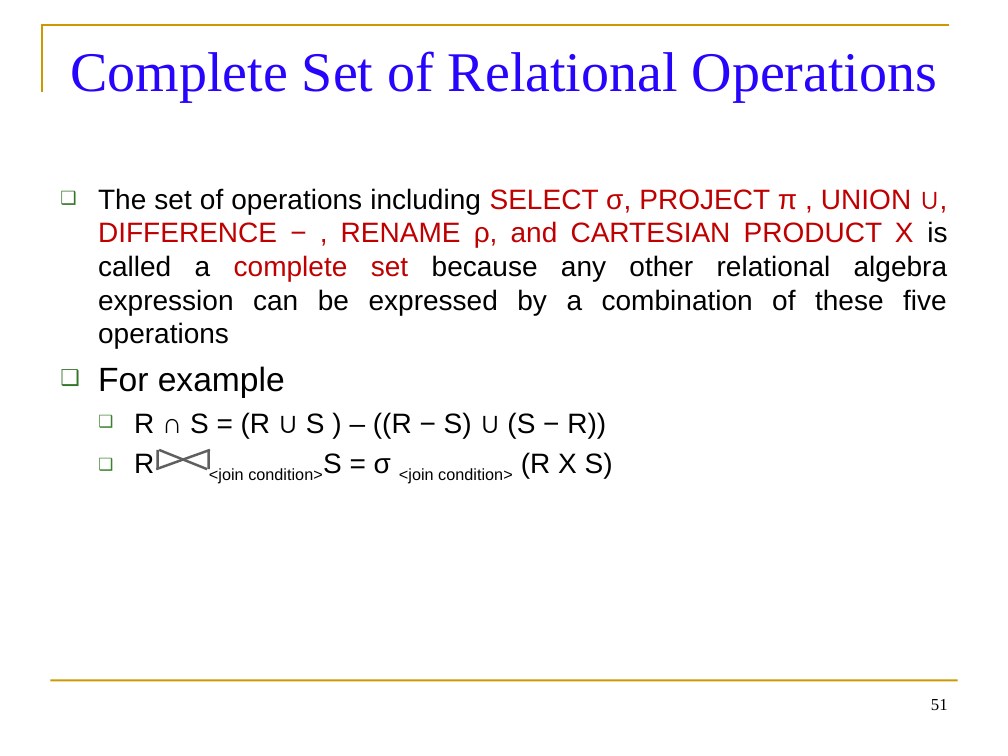
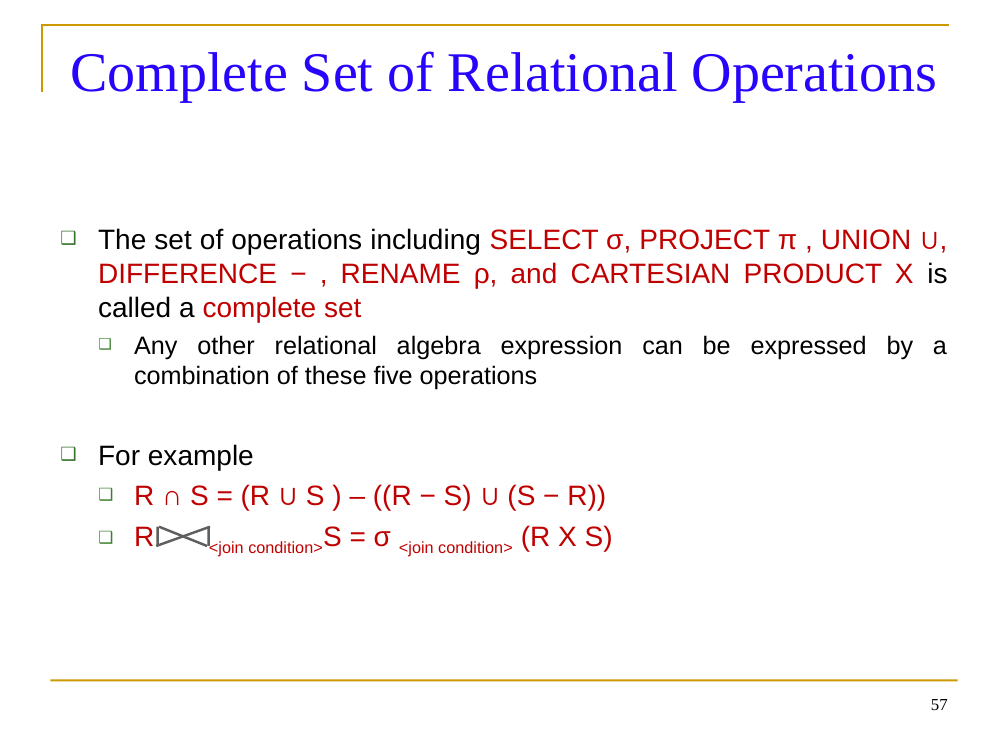
Before and after one commit to balachander712/Lab-Main, a slide deck: slide 57 of Sem3/Materials/Database Management System/Relational Algebra Operations.ppt (slide 51 before the commit). Drawn at 1008x756 pixels with LibreOffice and Linux fonts; fonts in the diff are those of the drawing. Boxes give left, top, right and bottom in pixels: in the first picture for what was removed or moved away, otherwise in the second. Text is boxed around its words. In the diff, an @@ line names an element or a change of style, - is before the commit and + after.

```diff
--- a/Sem3/Materials/Database Management System/Relational Algebra Operations.ppt
+++ b/Sem3/Materials/Database Management System/Relational Algebra Operations.ppt
@@ text at (98, 228, 947, 390): text changed @@
-❑ The set of operations including SELECT σ, PROJECT π , UNION ∪, DIFFERENCE − , RENAME ρ, and CARTESIAN PRODUCT X is called a complete set because any other relational algebra expression can be expressed by a combination of these five operations
+❑ The set of operations including SELECT σ, PROJECT π , UNION ∪, DIFFERENCE − , RENAME ρ, and CARTESIAN PRODUCT X is called a complete set
+  ❑ Any other relational algebra expression can be expressed by a combination of these five operations
@@ text at (98, 444, 613, 557): size 24 to 20 pt in "For example"; text colour #000000 to #C00000 in "R ∩ S = (R ∪ S ...", "R <join condition>S = σ <join condition> ..."; less space between paragraphs @@
@@ 4 lines: place and size @@
-4 lines at (156, 450, 210, 469)
+4 lines at (156, 527, 210, 546)
@@ page number at (931, 699, 948, 710): text changed @@
-51
+57
```
Also in this commit, not shown: 9 other slides changed, 36 slides added, 24 other files.
